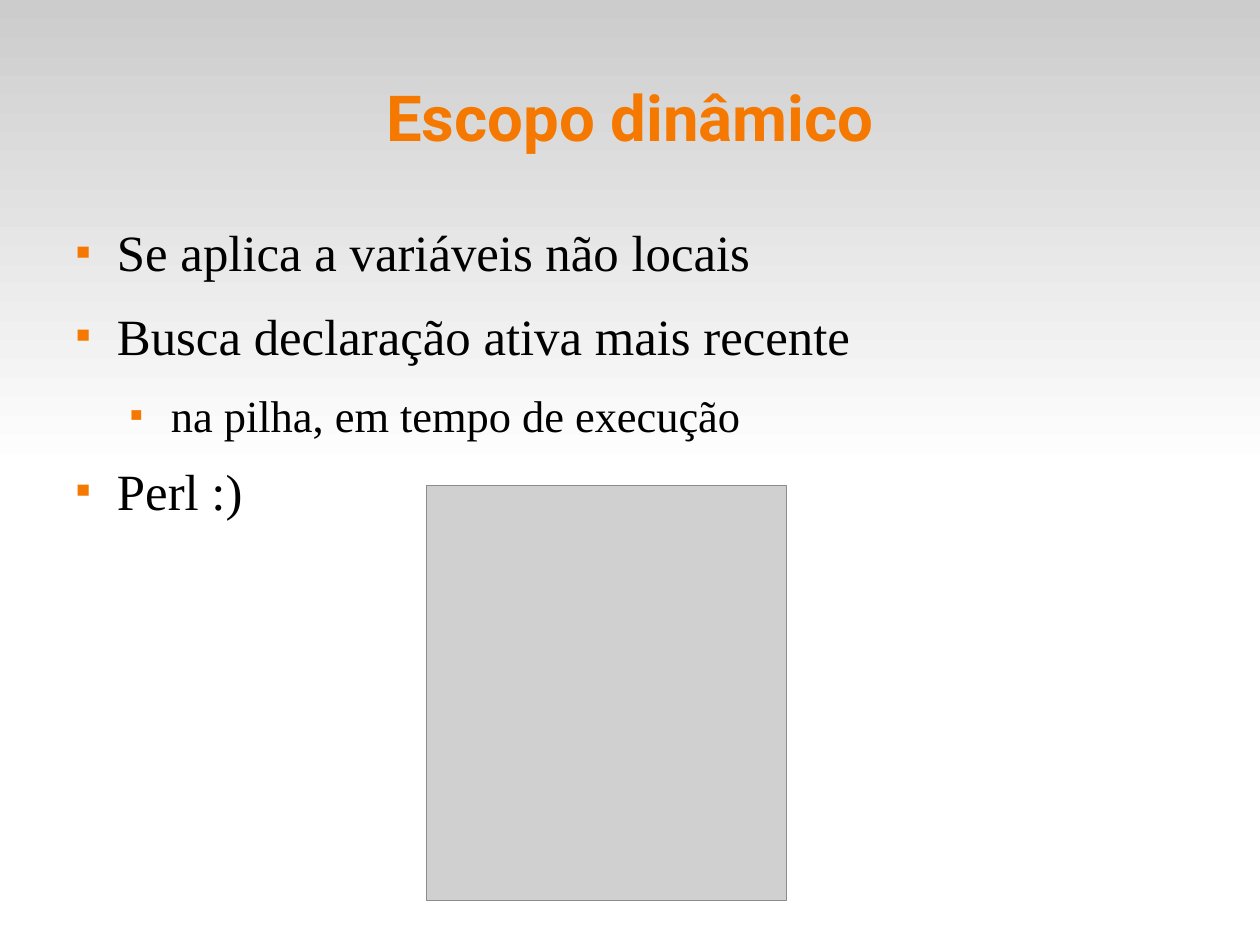
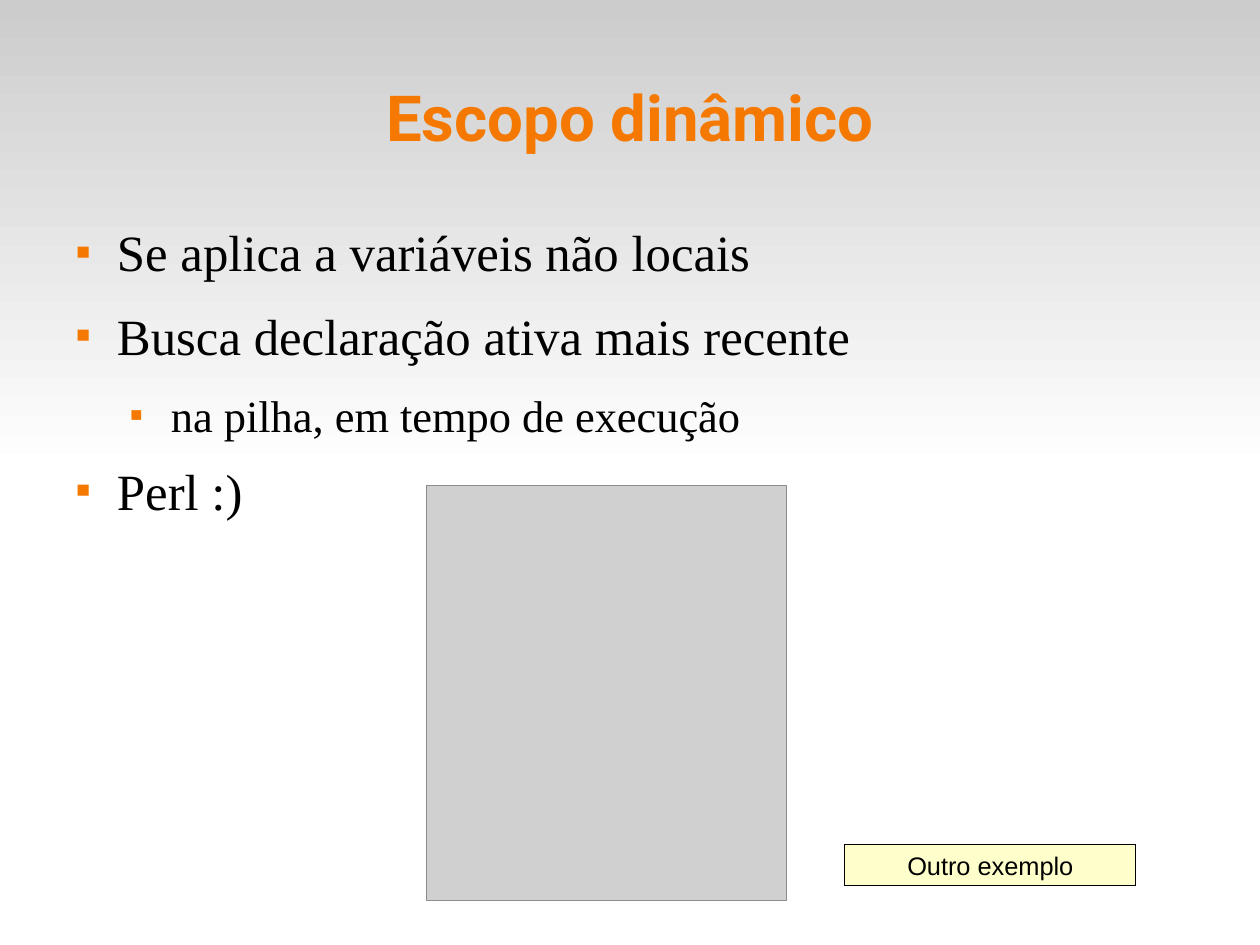
Before and after one commit to fsantanna-uerj/EDL, a slide deck: slide 14 of slides/edl-04-scope.odp. Drawn at 1260x945 pixels with LibreOffice and Linux fonts; fonts in the diff are those of the drawing; grey boxes stand for pictures. Boxes give left, top, right and bottom in pixels: in the first picture for what was removed or moved away, otherwise in the second. Text is boxed around its words. In the diff, an @@ line names an element or a change of style, - is before the commit and + after.

```diff
--- a/slides/edl-04-scope.odp
+++ b/slides/edl-04-scope.odp
@@ rectangle added at [845, 845, 1137, 886], fill #FFFF99 at 50% opacity, outline #000000 0 pt, 16 pt, text #000000 @@
+Outro exemplo
```
Also in this commit, not shown: 3 other slides changed, 1 slide added, 1 other file.
